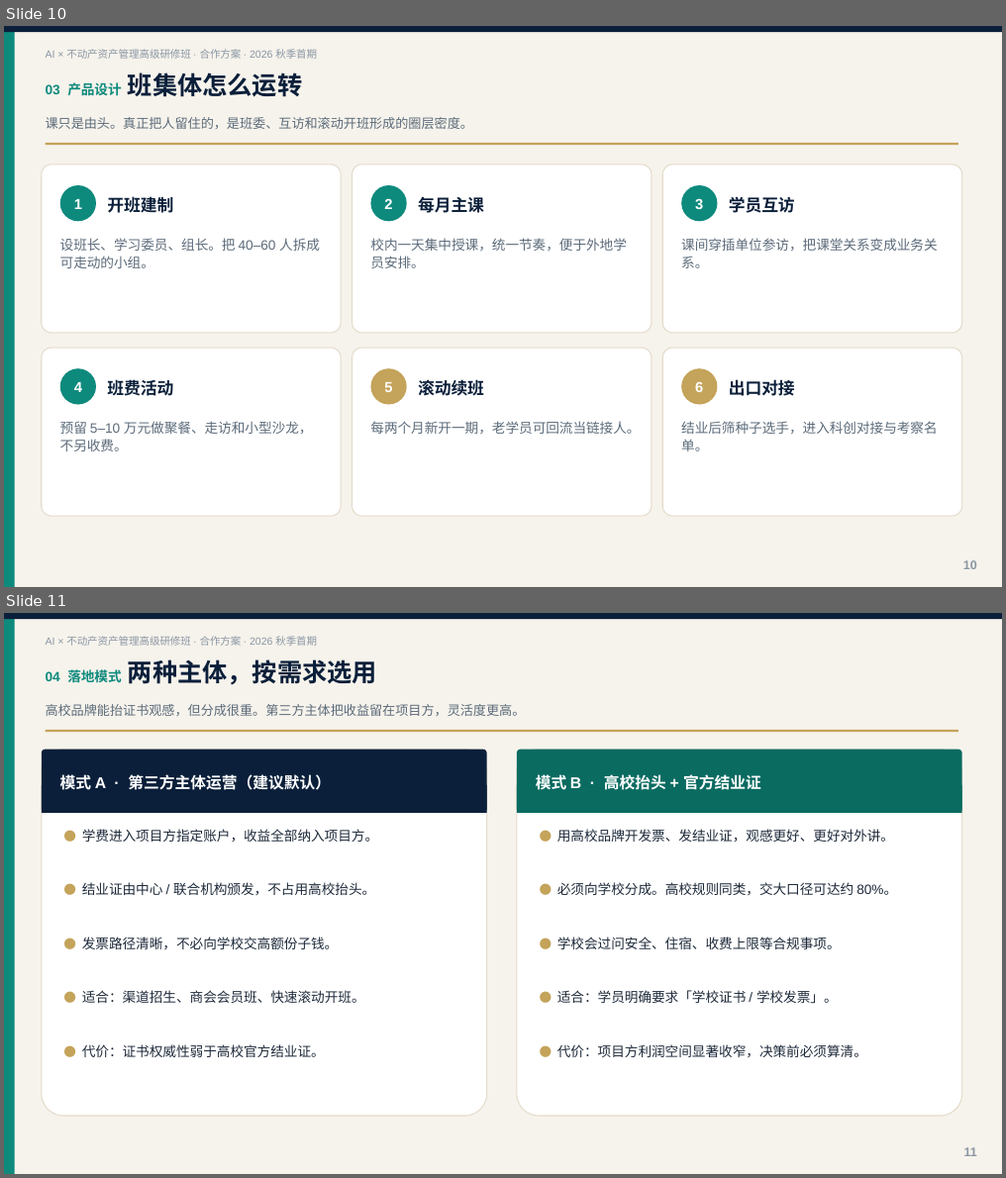
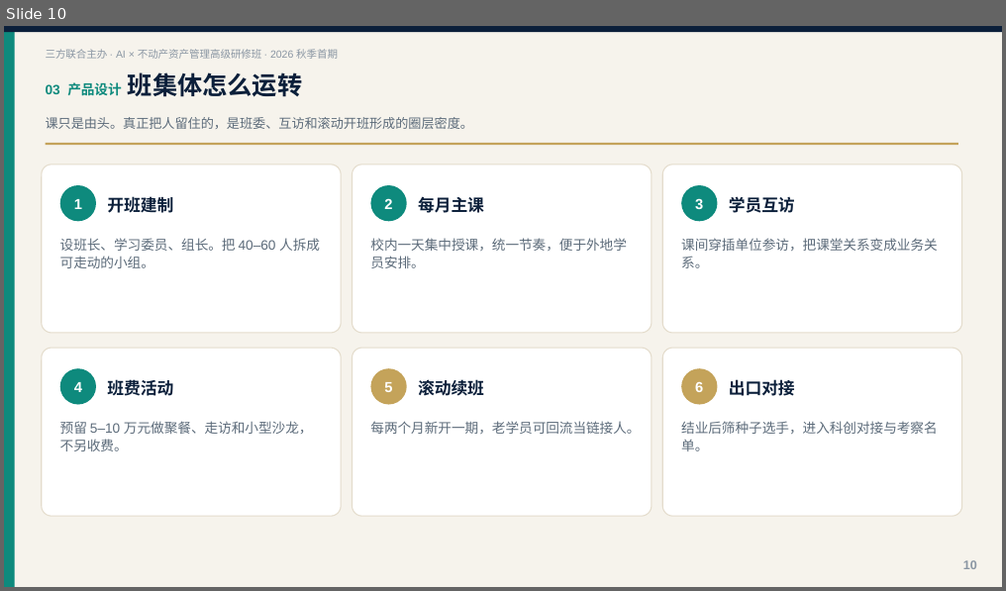
Before and after one commit to hujigang2010-maker/AIDEN, a slide deck: output/AI+不动产资产管理高级研修班_合作方案.pptx. Shown one above the other, each under a label of ours: slides 10 and 11 before the commit, slide 10 after it. The pictures are 1006x1178 and 1006x591 pixels, drawn with LibreOffice and Linux fonts; fonts in the diff are those of the drawing. Boxes give left, top, right and bottom in pixels: in the first picture for what was removed or moved away, otherwise in the second. Text is boxed around its words. In the diff, an @@ line names an element or a change of style, - is before the commit and + after.

```diff
--- a/output/AI+不动产资产管理高级研修班_合作方案.pptx
+++ b/output/AI+不动产资产管理高级研修班_合作方案.pptx
@@ slide 11 removed at (x1=4, y1=613, x2=1002, y2=1174), background #FFFFFF @@
@@ rectangle removed at (x1=4, y1=613, x2=1002, y2=1174) @@
@@ rectangle removed at (x1=4, y1=613, x2=15, y2=1174) @@
@@ rectangle removed at (x1=4, y1=613, x2=1002, y2=619) @@
@@ text removed at (x1=46, y1=636, x2=317, y2=646) @@
-AI × 不动产资产管理高级研修班 · 合作方案 · 2026 秋季首期
@@ text removed at (x1=46, y1=660, x2=377, y2=685) @@
-04 落地模式 两种主体，按需求选用
@@ text removed at (x1=46, y1=704, x2=526, y2=716) @@
-高校品牌能抬证书观感，但分成很重。第三方主体把收益留在项目方，灵活度更高。
@@ rectangle removed at (x1=46, y1=730, x2=958, y2=732) @@
@@ rounded rectangle removed at (x1=42, y1=750, x2=487, y2=1116) @@
@@ rounded rectangle removed at (x1=42, y1=750, x2=487, y2=813) @@
@@ rounded rectangle removed at (x1=517, y1=750, x2=962, y2=1116) @@
@@ rounded rectangle removed at (x1=517, y1=750, x2=962, y2=813) @@
@@ rectangle removed at (x1=42, y1=785, x2=487, y2=813) @@
@@ text removed at (x1=60, y1=774, x2=331, y2=790) @@
-模式 A · 第三方主体运营（建议默认）
@@ rectangle removed at (x1=517, y1=785, x2=962, y2=813) @@
@@ text removed at (x1=536, y1=774, x2=761, y2=790) @@
-模式 B · 高校抬头 + 官方结业证
@@ text removed at (x1=82, y1=829, x2=378, y2=842) @@
-● 学费进入项目方指定账户，收益全部纳入项目方。
@@ text removed at (x1=557, y1=829, x2=894, y2=842) @@
-● 用高校品牌开发票、发结业证，观感更好、更好对外讲。
@@ text removed at (x1=82, y1=882, x2=375, y2=895) @@
-● 结业证由中心 / 联合机构颁发，不占用高校抬头。
@@ text removed at (x1=557, y1=882, x2=897, y2=896) @@
-● 必须向学校分成。高校规则同类，交大口径可达约 80%。
@@ text removed at (x1=82, y1=937, x2=339, y2=951) @@
-● 发票路径清晰，不必向学校交高额份子钱。
@@ text removed at (x1=557, y1=937, x2=841, y2=950) @@
-● 学校会过问安全、住宿、收费上限等合规事项。
@@ text removed at (x1=82, y1=990, x2=365, y2=1003) @@
-● 适合：渠道招生、商会会员班、快速滚动开班。
@@ text removed at (x1=557, y1=990, x2=838, y2=1003) @@
-● 适合：学员明确要求「学校证书 / 学校发票」。
@@ text removed at (x1=82, y1=1045, x2=325, y2=1058) @@
-● 代价：证书权威性弱于高校官方结业证。
@@ text removed at (x1=557, y1=1045, x2=867, y2=1059) @@
-● 代价：项目方利润空间显著收窄，决策前必须算清。
@@ text removed at (x1=964, y1=1148, x2=977, y2=1157) @@
-11
@@ slide 10 changed as well @@
@@ text at (x1=46, y1=49, x2=338, y2=59): text changed @@
-AI × 不动产资产管理高级研修班 · 合作方案 · 2026 秋季首期
+三方联合主办 · AI × 不动产资产管理高级研修班 · 2026 秋季首期
```
Also in this commit, not shown: 14 other slides changed, 4 slides added, 1 other slide removed, 2 other files.
